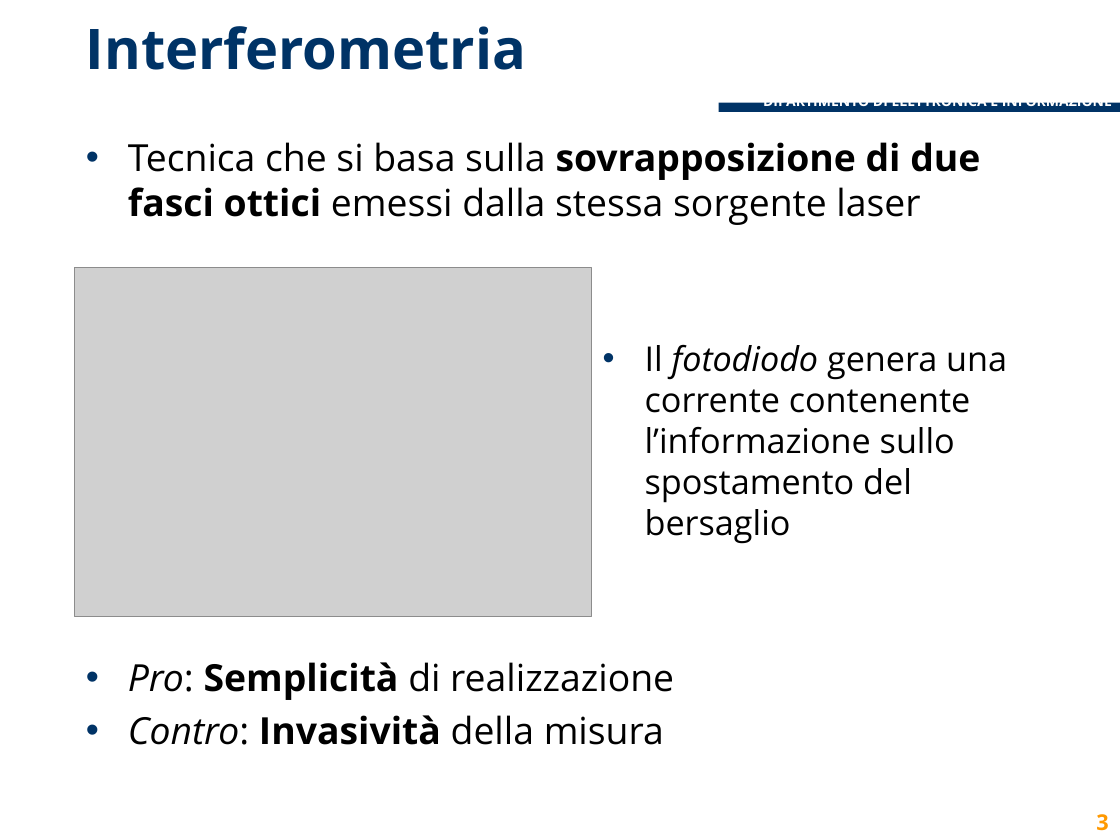
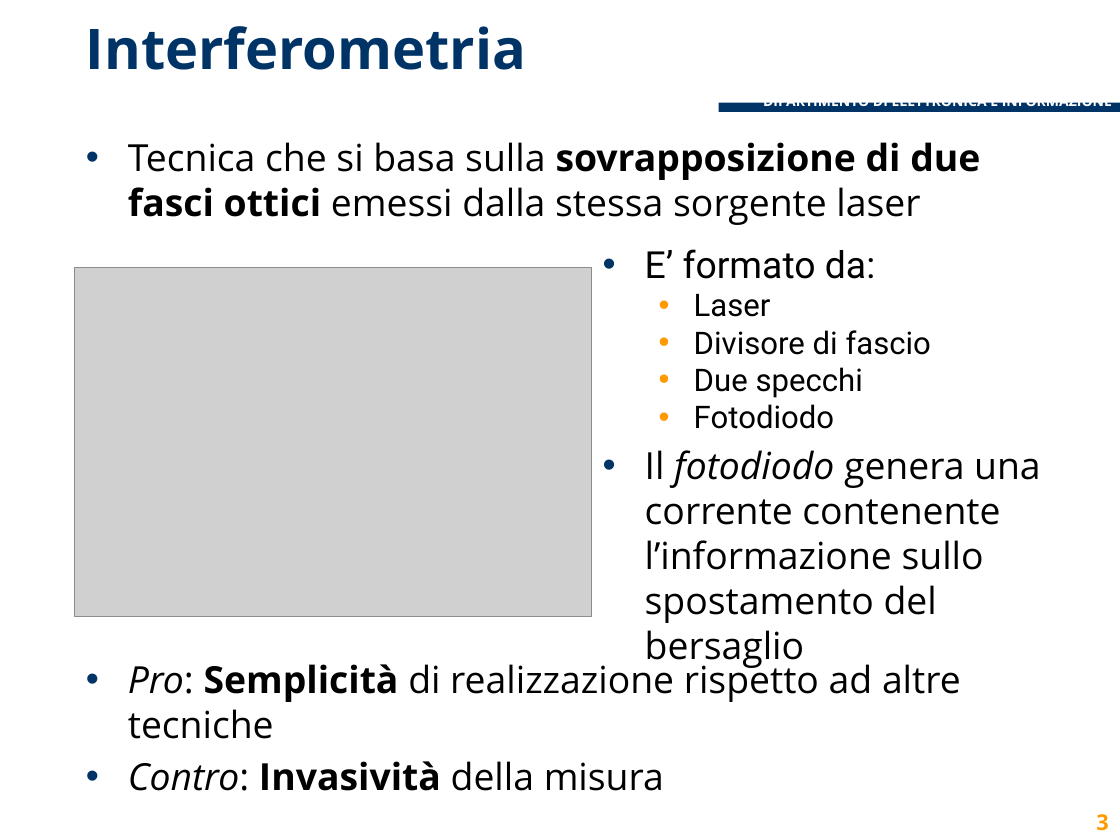
Before and after one commit to lcavagnispolimi/thesis_latex, a slide deck: slide 3 of presentazione_discussione.pptx. Drawn at 1120x840 pixels with LibreOffice and Linux fonts; fonts in the diff are those of the drawing; grey boxes stand for pictures; background and template pictures are left out. Boxes give left, top, right and bottom in pixels: in the first picture for what was removed or moved away, otherwise in the second. Text is boxed around its words. In the diff, an @@ line names an element or a change of style, - is before the commit and + after.

```diff
--- a/presentazione_discussione.pptx
+++ b/presentazione_discussione.pptx
@@ text "E’ formato da:": place and size @@
-text "E’ formato da:" at bbox=[645, 344, 1007, 544]
+text "E’ formato da:" at bbox=[645, 249, 1041, 669]
@@ text at bbox=[645, 249, 931, 429]: paragraphs added @@
+• E’ formato da:
+  • Laser
+  • Divisore di fascio
+  • Due specchi
+  • Fotodiodo
@@ text at bbox=[645, 450, 1041, 669]: size 22 to 24 pt in "Il fotodiodo genera una corrente contenente l’informazione ..." @@
@@ text at bbox=[128, 659, 961, 739]: text changed @@
-• Pro: Semplicità di realizzazione
+• Pro: Semplicità di realizzazione rispetto ad altre tecniche
```
Also in this commit, not shown: 17 other slides changed, 2 slides added.
